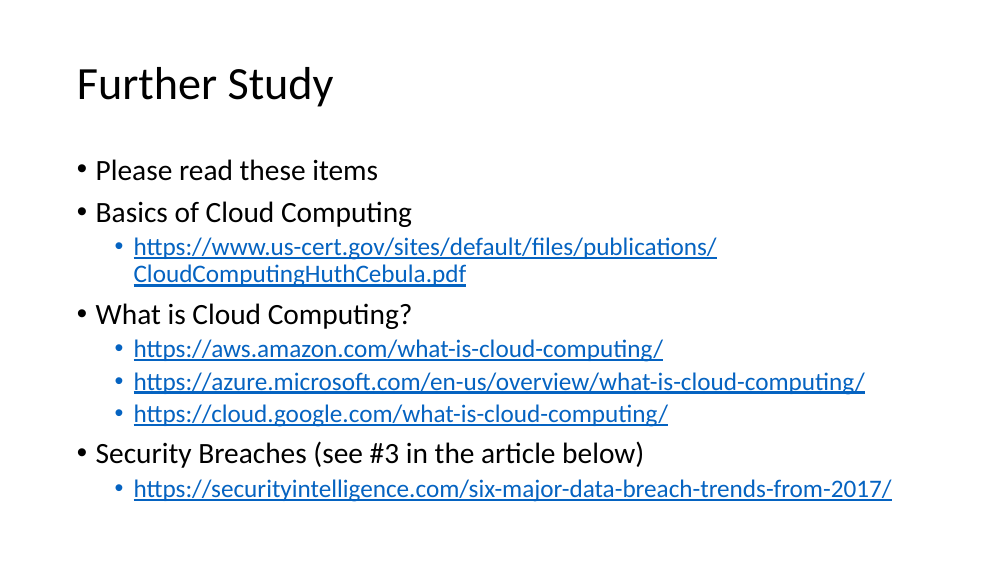
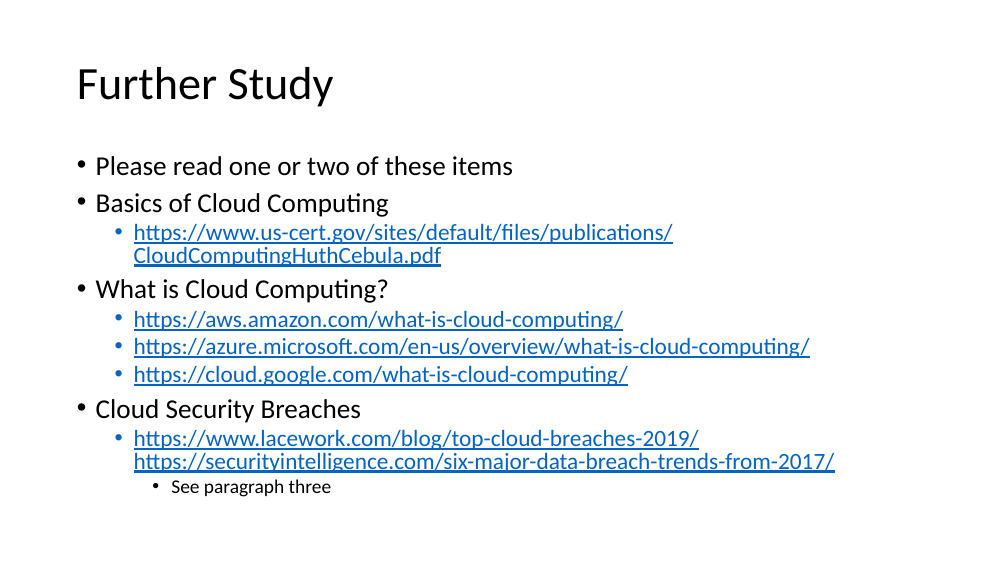
Before and after one commit to john-r2/CyberSec-Modules, a slide deck: slide 9 of 2.VM_Cloud/Cloud Computing Basics.pptx. Drawn at 1008x567 pixels with LibreOffice and Linux fonts; fonts in the diff are those of the drawing. Boxes give left, top, right and bottom in pixels: in the first picture for what was removed or moved away, otherwise in the second. Text is boxed around its words. In the diff, an @@ line names an element or a change of style, - is before the commit and + after.

```diff
--- a/2.VM_Cloud/Cloud Computing Basics.pptx
+++ b/2.VM_Cloud/Cloud Computing Basics.pptx
@@ text at bbox=[96, 156, 513, 176]: text changed; size 28 to 25.9 pt @@
-• Please read these items
+• Please read one or two of these items
@@ text at bbox=[96, 193, 810, 386]: size 28 to 25.9 pt in "Basics of Cloud Computing", "What is Cloud Computing?"; size 24 to 22.2 pt in "https://www.us-cert.gov/sites/default/files/publications/Clo ...", "https://aws.amazon.com/what-is-cloud-computing/", "https://azure.microsoft.com/en-us/overview/what-is-cloud-com ...", "https://cloud.google.com/what-is-cloud-computing/"; line spacing 0.9 to 0.8 @@
@@ text at bbox=[96, 399, 835, 497]: text changed; size 24 to 22.2 pt @@
-• Security Breaches (see #3 in the article below)
-  • https://securityintelligence.com/six-major-data-breach-trends-from-2017/
+• Cloud Security Breaches
+  • https://www.lacework.com/blog/top-cloud-breaches-2019/ https://securityintelligence.com/six-major-data-breach-trends-from-2017/
+    • See paragraph three
```
Also in this commit, not shown: 4 other slides changed, 3 other files.
